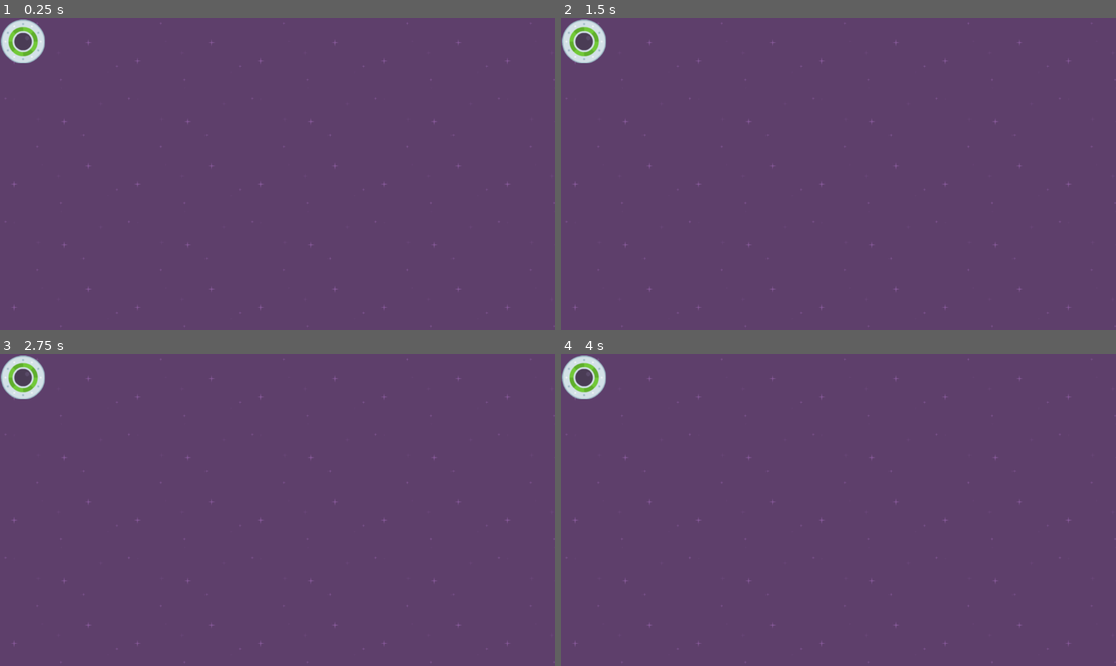
Above: before the commit, frames 1-4 (two rows, left to right).
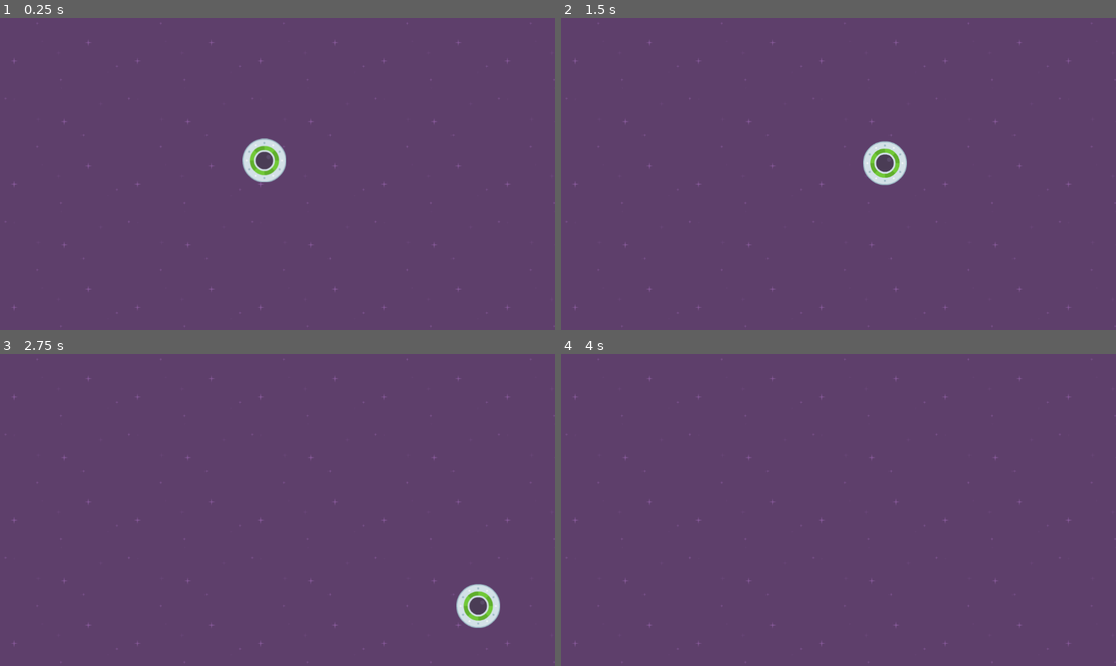
Above: after the commit, the same moments.

Repository: theaob/speedy-saucer
Game: Godot game, scene res://level_1.tscn
The game is run twice, just before and just after one commit, with the same random seed, the same clock (stepped at 60 frames per second) and the same inputs.
Inputs:
- Up to frame 1 (0.25 s): no input
- Up to frame 2 (1.5 s): tap Enter at 0.5 s; hold Right (move_right, bound only after the commit) 0.53-1.28 s; hold Down (move_down, bound only after the commit) from 1.28 s (still down)
- Up to frame 3 (2.75 s): release Down (move_down, bound only after the commit) at 2.03 s; hold Right (move_right, bound only after the commit) from 2.03 s (still down)
- Up to frame 4 (4 s): release Right (move_right, bound only after the commit) at 2.78 s; hold Up (move_up, bound only after the commit) 2.78-3.53 s; tap Space at 3.5 s; hold Left (move_left, bound only after the commit) from 3.53 s (still down)

The runs differ from the first frame. In frame 1, 1.5% of the frame differs, in the area x 0-52%, y 0-53%; in frame 2, 1.5%; in frame 3, 1.5%; in frame 4, 0.8%.

Commit message:
added player movement

Diff:
--- /dev/null
+++ b/level_1.gd
@@ -0,0 +1,4 @@
+extends Node2D
+
+func _ready():
+	print("Hello world!")
--- a/level_1.tscn
+++ b/level_1.tscn
@@ -1,15 +1,18 @@
-[gd_scene load_steps=3 format=3 uid="uid://ucyj2ft0itta"]
+[gd_scene load_steps=4 format=3 uid="uid://ucyj2ft0itta"]
 
 [ext_resource type="Texture2D" uid="uid://cnandqxrtpbfm" path="res://Assets/purple.png" id="1_58854"]
+[ext_resource type="Script" path="res://level_1.gd" id="1_vs8fb"]
 [ext_resource type="PackedScene" uid="uid://b0efpaub1d1fd" path="res://player.tscn" id="2_2begs"]
 
 [node name="Level1" type="Node2D"]
+script = ExtResource("1_vs8fb")
 
 [node name="Background" type="TextureRect" parent="."]
+z_index = -100
 offset_right = 1152.0
 offset_bottom = 648.0
 texture = ExtResource("1_58854")
 stretch_mode = 1
 
 [node name="Player" parent="." instance=ExtResource("2_2begs")]
-position = Vector2(48, 49)
+position = Vector2(549, 296)
--- /dev/null
+++ b/player.gd
@@ -0,0 +1,21 @@
+extends RigidBody2D
+
+var movement_speed = 300
+
+func _physics_process(_delta):
+	var upPressed = Input.is_action_pressed("move_up")
+	var downPressed = Input.is_action_pressed("move_down")
+	var leftPressed = Input.is_action_pressed("move_left")
+	var rightPressed = Input.is_action_pressed("move_right")
+
+	if upPressed:
+		apply_force(Vector2(0,-movement_speed))
+
+	if downPressed:
+		apply_force(Vector2(0,movement_speed))
+
+	if leftPressed:
+		apply_force(Vector2(-movement_speed,0))
+
+	if rightPressed:
+		apply_force(Vector2(movement_speed,0))
--- a/player.tscn
+++ b/player.tscn
@@ -1,15 +1,18 @@
-[gd_scene load_steps=3 format=3 uid="uid://b0efpaub1d1fd"]
+[gd_scene load_steps=4 format=3 uid="uid://b0efpaub1d1fd"]
 
 [ext_resource type="Texture2D" uid="uid://dsju4l8pxisjx" path="res://Assets/ufoGreen.png" id="1_37u38"]
+[ext_resource type="Script" path="res://player.gd" id="1_g2r2u"]
 
 [sub_resource type="CircleShape2D" id="CircleShape2D_ly6k7"]
 radius = 45.0
 
 [node name="Player" type="RigidBody2D"]
 gravity_scale = 0.0
+script = ExtResource("1_g2r2u")
 
 [node name="Sprite2D" type="Sprite2D" parent="."]
 texture = ExtResource("1_37u38")
 
 [node name="CollisionShape2D" type="CollisionShape2D" parent="."]
+z_index = -1
 shape = SubResource("CircleShape2D_ly6k7")
--- a/project.godot
+++ b/project.godot
@@ -14,3 +14,30 @@
 run/main_scene="res://level_1.tscn"
 config/features=PackedStringArray("4.1", "Forward Plus")
 config/icon="res://icon.svg"
+
+[input]
+
+move_right={
+"deadzone": 0.5,
+"events": [Object(InputEventKey,"resource_local_to_scene":false,"resource_name":"","device":-1,"window_id":0,"alt_pressed":false,"shift_pressed":false,"ctrl_pressed":false,"meta_pressed":false,"pressed":false,"keycode":0,"physical_keycode":4194321,"key_label":0,"unicode":0,"echo":false,"script":null)
+, Object(InputEventKey,"resource_local_to_scene":false,"resource_name":"","device":-1,"window_id":0,"alt_pressed":false,"shift_pressed":false,"ctrl_pressed":false,"meta_pressed":false,"pressed":false,"keycode":0,"physical_keycode":68,"key_label":0,"unicode":100,"echo":false,"script":null)
+]
+}
+move_left={
+"deadzone": 0.5,
+"events": [Object(InputEventKey,"resource_local_to_scene":false,"resource_name":"","device":-1,"window_id":0,"alt_pressed":false,"shift_pressed":false,"ctrl_pressed":false,"meta_pressed":false,"pressed":false,"keycode":0,"physical_keycode":4194319,"key_label":0,"unicode":0,"echo":false,"script":null)
+, Object(InputEventKey,"resource_local_to_scene":false,"resource_name":"","device":-1,"window_id":0,"alt_pressed":false,"shift_pressed":false,"ctrl_pressed":false,"meta_pressed":false,"pressed":false,"keycode":0,"physical_keycode":65,"key_label":0,"unicode":97,"echo":false,"script":null)
+]
+}
+move_up={
+"deadzone": 0.5,
+"events": [Object(InputEventKey,"resource_local_to_scene":false,"resource_name":"","device":-1,"window_id":0,"alt_pressed":false,"shift_pressed":false,"ctrl_pressed":false,"meta_pressed":false,"pressed":false,"keycode":0,"physical_keycode":4194320,"key_label":0,"unicode":0,"echo":false,"script":null)
+, Object(InputEventKey,"resource_local_to_scene":false,"resource_name":"","device":-1,"window_id":0,"alt_pressed":false,"shift_pressed":false,"ctrl_pressed":false,"meta_pressed":false,"pressed":false,"keycode":0,"physical_keycode":87,"key_label":0,"unicode":119,"echo":false,"script":null)
+]
+}
+move_down={
+"deadzone": 0.5,
+"events": [Object(InputEventKey,"resource_local_to_scene":false,"resource_name":"","device":-1,"window_id":0,"alt_pressed":false,"shift_pressed":false,"ctrl_pressed":false,"meta_pressed":false,"pressed":false,"keycode":0,"physical_keycode":4194322,"key_label":0,"unicode":0,"echo":false,"script":null)
+, Object(InputEventKey,"resource_local_to_scene":false,"resource_name":"","device":-1,"window_id":0,"alt_pressed":false,"shift_pressed":false,"ctrl_pressed":false,"meta_pressed":false,"pressed":false,"keycode":0,"physical_keycode":83,"key_label":0,"unicode":115,"echo":false,"script":null)
+]
+}
